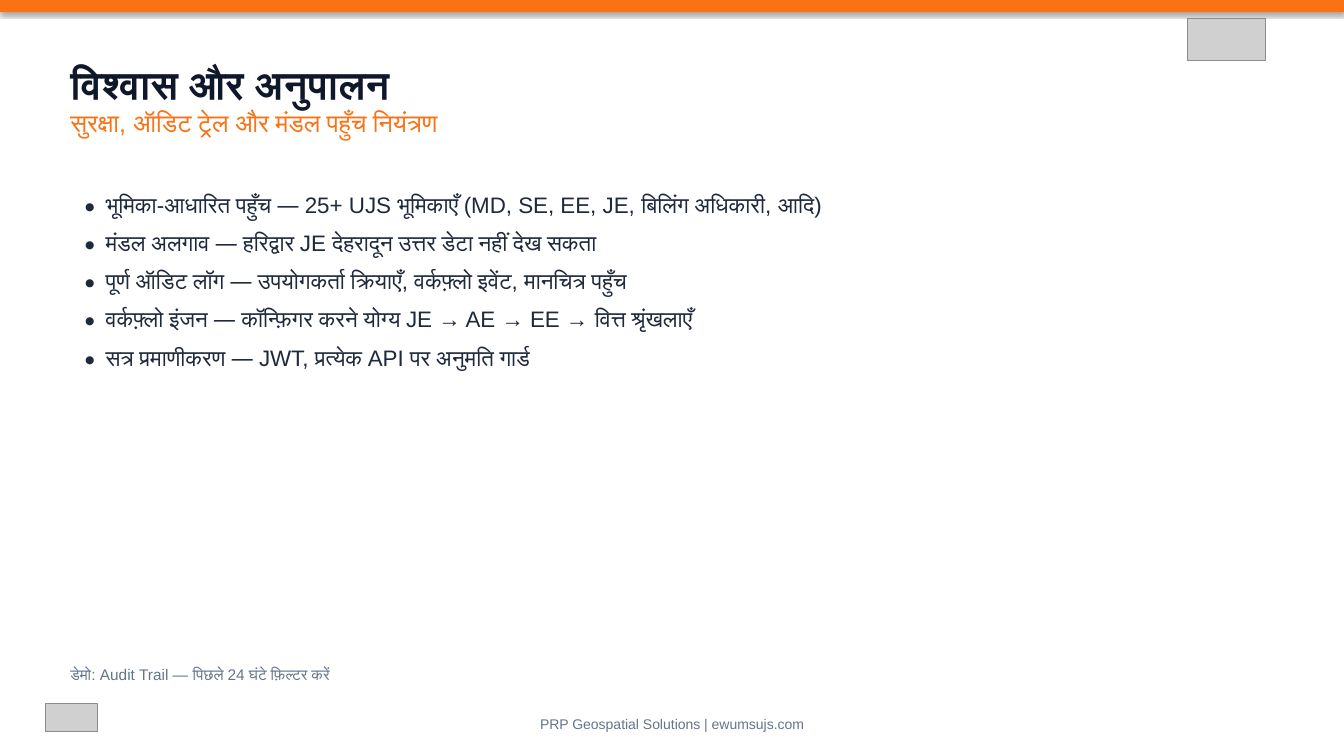
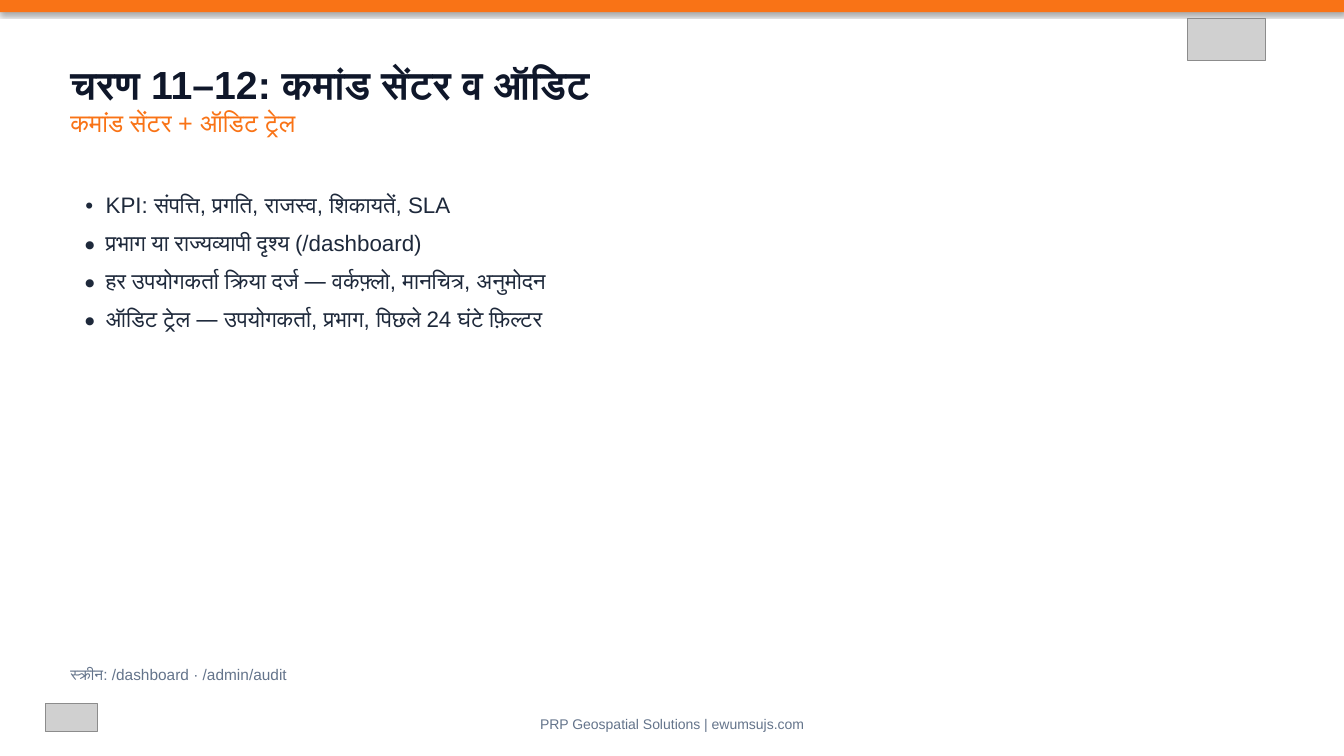
Before and after one commit to geospatialprp-dotcom/EWUMS, a slide deck: slide 11 of docs/ujs-presentation/EWUMS-UJS-Presentation-Hindi.pptx (slide 12 before the commit). Drawn at 1344x756 pixels with LibreOffice and Linux fonts; fonts in the diff are those of the drawing; grey boxes stand for pictures. Boxes give left, top, right and bottom in pixels: in the first picture for what was removed or moved away, otherwise in the second. Text is boxed around its words. In the diff, an @@ line names an element or a change of style, - is before the commit and + after.

```diff
--- a/docs/ujs-presentation/EWUMS-UJS-Presentation-Hindi.pptx
+++ b/docs/ujs-presentation/EWUMS-UJS-Presentation-Hindi.pptx
@@ text at box(70, 68, 590, 138): text changed; size 18 to 28 pt; text colour #F97316 to #0F172A; bold on @@
-विश्वास और अनुपालन
-सुरक्षा, ऑडिट ट्रेल और मंडल पहुँच नियंत्रण
+चरण 11–12: कमांड सेंटर व ऑडिट
+कमांड सेंटर + ऑडिट ट्रेल
@@ text at box(106, 196, 545, 332): text changed @@
-• भूमिका-आधारित पहुँच — 25+ UJS भूमिकाएँ (MD, SE, EE, JE, बिलिंग अधिकारी, आदि)
-• मंडल अलगाव — हरिद्वार JE देहरादून उत्तर डेटा नहीं देख सकता
-• पूर्ण ऑडिट लॉग — उपयोगकर्ता क्रियाएँ, वर्कफ़्लो इवेंट, मानचित्र पहुँच
-• वर्कफ़्लो इंजन — कॉन्फ़िगर करने योग्य JE → AE → EE → वित्त श्रृंखलाएँ
-• सत्र प्रमाणीकरण — JWT, प्रत्येक API पर अनुमति गार्ड
+• KPI: संपत्ति, प्रगति, राजस्व, शिकायतें, SLA
+• प्रभाग या राज्यव्यापी दृश्य (/dashboard)
+• हर उपयोगकर्ता क्रिया दर्ज — वर्कफ़्लो, मानचित्र, अनुमोदन
+• ऑडिट ट्रेल — उपयोगकर्ता, प्रभाग, पिछले 24 घंटे फ़िल्टर
@@ text at box(70, 668, 287, 680): text changed @@
-डेमो: Audit Trail — पिछले 24 घंटे फ़िल्टर करें
+स्क्रीन: /dashboard · /admin/audit
```
Also in this commit, not shown: 7 other slides changed, 3 other files.
